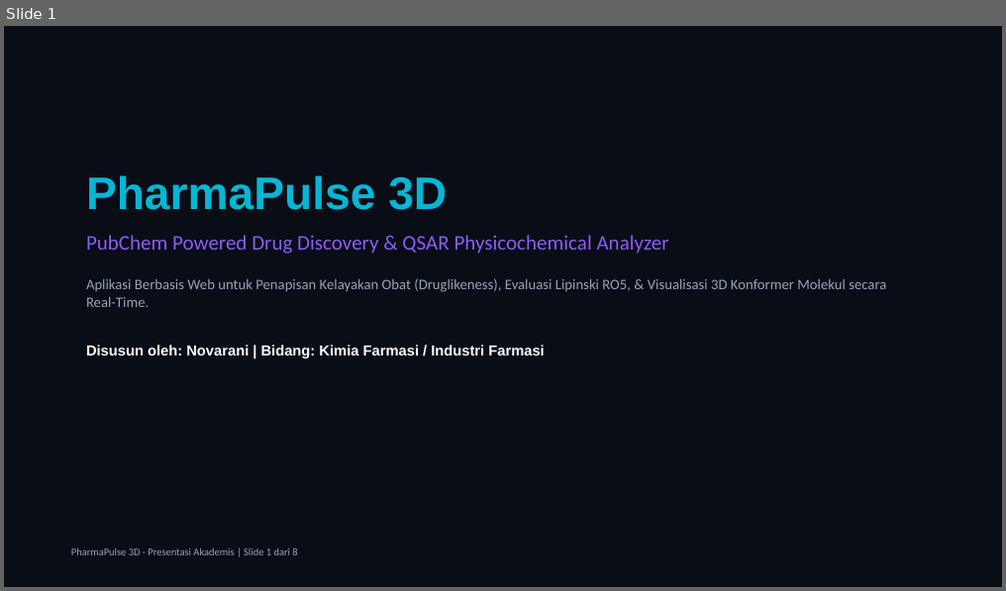
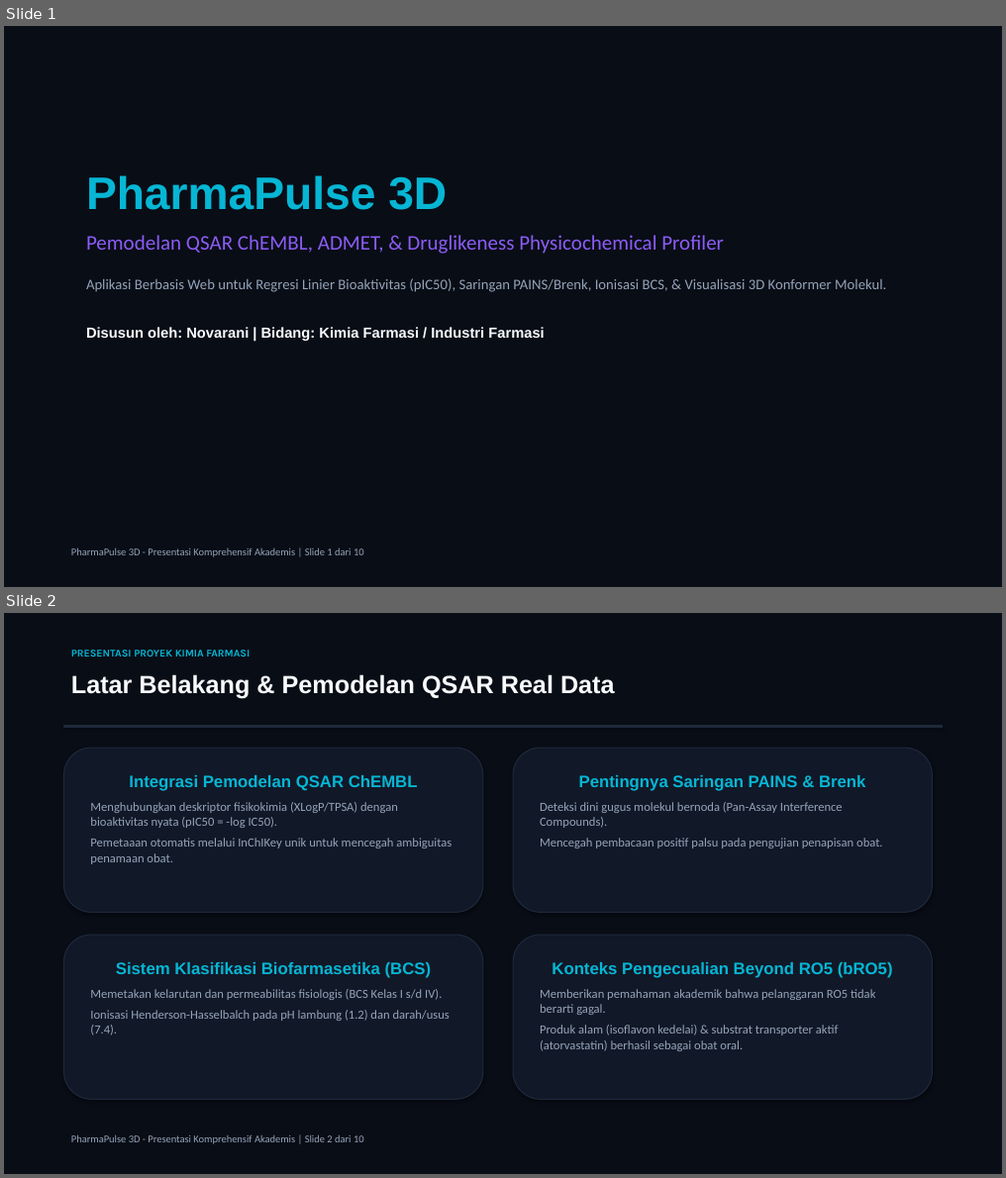
Before and after one commit to novarani1511/pharmapulse-3d, a slide deck: Presentasi_PharmaPulse_3D.pptx. Shown one above the other, each under a label of ours: slide 1 before the commit, slides 1 and 2 after it. The pictures are 1006x591 and 1006x1178 pixels, drawn with LibreOffice and Linux fonts; fonts in the diff are those of the drawing. Boxes give left, top, right and bottom in pixels: in the first picture for what was removed or moved away, otherwise in the second. Text is boxed around its words. In the diff, an @@ line names an element or a change of style, - is before the commit and + after.

Commit message:
Major Academic Upgrade: ChEMBL QSAR Modeling, SwissADME Radar, PAINS Alerts, BCS Ionization, & SwissADME Validation Table

```diff
--- a/Presentasi_PharmaPulse_3D.pptx
+++ b/Presentasi_PharmaPulse_3D.pptx
@@ slide 2 added at box(4, 613, 1002, 1174), background #090D16 @@
@@ text added at box(71, 650, 250, 657), 10 pt, text #06B6D4, bold @@
+PRESENTASI PROYEK KIMIA FARMASI
@@ text added at box(71, 674, 615, 699), 24 pt, text #F8FAFC, bold @@
+Latar Belakang & Pemodelan QSAR Real Data
@@ rectangle added at box(63, 725, 943, 727), fill #1E293B, outline #1E293B 0.75 pt @@
@@ rounded rectangle added at box(63, 748, 483, 912), fill #111827, outline #1E293B 1 pt, 12 pt, text #94A3B8 @@
+Integrasi Pemodelan QSAR ChEMBL
+Menghubungkan deskriptor fisikokimia (XLogP/TPSA) dengan bioaktivitas nyata (pIC50 = -log IC50).
+Pemetaaan otomatis melalui InChIKey unik untuk mencegah ambiguitas penamaan obat.
@@ rounded rectangle added at box(513, 748, 933, 912), fill #111827, outline #1E293B 1 pt, 12 pt, text #94A3B8 @@
+Pentingnya Saringan PAINS & Brenk
+Deteksi dini gugus molekul bernoda (Pan-Assay Interference Compounds).
+Mencegah pembacaan positif palsu pada pengujian penapisan obat.
@@ rounded rectangle added at box(63, 935, 483, 1100), fill #111827, outline #1E293B 1 pt, 12 pt, text #94A3B8 @@
+Sistem Klasifikasi Biofarmasetika (BCS)
+Memetakan kelarutan dan permeabilitas fisiologis (BCS Kelas I s/d IV).
+Ionisasi Henderson-Hasselbalch pada pH lambung (1.2) dan darah/usus (7.4).
@@ rounded rectangle added at box(513, 935, 933, 1100), fill #111827, outline #1E293B 1 pt, 12 pt, text #94A3B8 @@
+Konteks Pengecualian Beyond RO5 (bRO5)
+Memberikan pemahaman akademik bahwa pelanggaran RO5 tidak berarti gagal.
+Produk alam (isoflavon kedelai) & substrat transporter aktif (atorvastatin) berhasil sebagai obat oral.
@@ text added at box(71, 1135, 364, 1145), 10 pt, text #94A3B8 @@
+PharmaPulse 3D - Presentasi Komprehensif Akademis | Slide 2 dari 10
@@ slide 1 changed as well @@
@@ text at box(86, 235, 886, 292): text changed @@
-PubChem Powered Drug Discovery & QSAR Physicochemical Analyzer
-Aplikasi Berbasis Web untuk Penapisan Kelayakan Obat (Druglikeness), Evaluasi Lipinski RO5, & Visualisasi 3D Konformer Molekul secara Real-Time.
+Pemodelan QSAR ChEMBL, ADMET, & Druglikeness Physicochemical Profiler
+Aplikasi Berbasis Web untuk Regresi Linier Bioaktivitas (pIC50), Saringan PAINS/Brenk, Ionisasi BCS, & Visualisasi 3D Konformer Molekul.
@@ text at box(71, 548, 364, 558): text changed @@
-PharmaPulse 3D - Presentasi Akademis | Slide 1 dari 8
+PharmaPulse 3D - Presentasi Komprehensif Akademis | Slide 1 dari 10
```
Also in this commit, not shown: 4 other slides changed, 4 other slides added, 3 slides removed, 5 other files.
